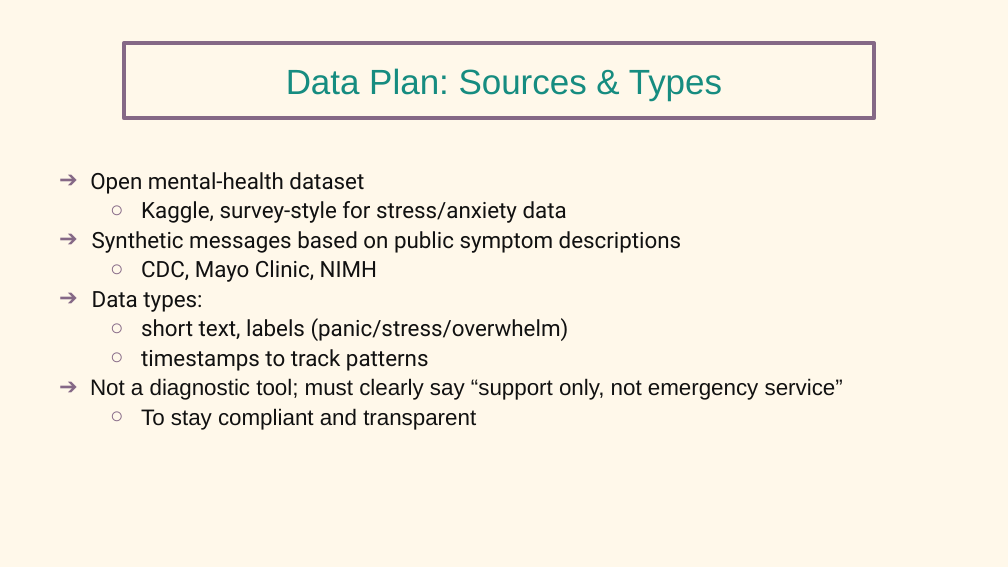
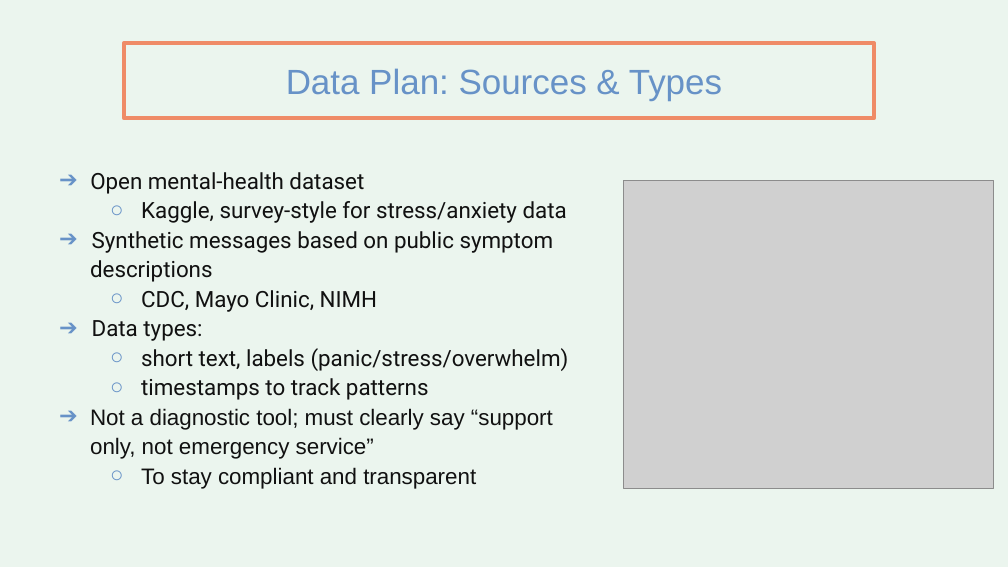
Before and after one commit to pedemaris/ai-innovators-mental-health-support, a slide deck: slide 6 of PP_CalmStep_Capstone_AAI101 2.pptx (slide 7 before the commit). Drawn at 1008x567 pixels with LibreOffice and Linux fonts; fonts in the diff are those of the drawing; grey boxes stand for pictures. Boxes give left, top, right and bottom in pixels: in the first picture for what was removed or moved away, otherwise in the second. Text is boxed around its words. In the diff, an @@ line names an element or a change of style, - is before the commit and + after.

```diff
--- a/PP_CalmStep_Capstone_AAI101 2.pptx
+++ b/PP_CalmStep_Capstone_AAI101 2.pptx
@@ background #FFF8EA to #EBF5EE @@
@@ text "Data Plan: Sources & Types" at [286, 68, 722, 100]: text colour #168C80 to #6792C7 @@
@@ rectangle at [124, 43, 874, 119]: outline #856886 3 pt to #EF8B67 3 pt @@
@@ text "Open mental-health dataset" at [90, 172, 569, 489]: bullet colour #856886 to #6792C7 @@
@@ picture added at [624, 180, 994, 489] @@
```
Also in this commit, not shown: 10 other slides changed, 1 slide removed.
